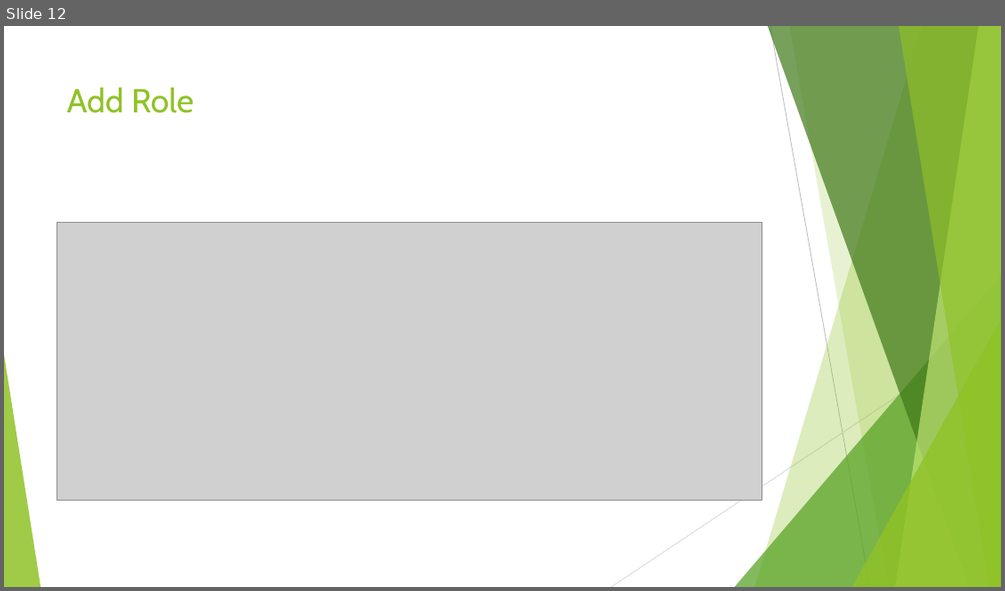
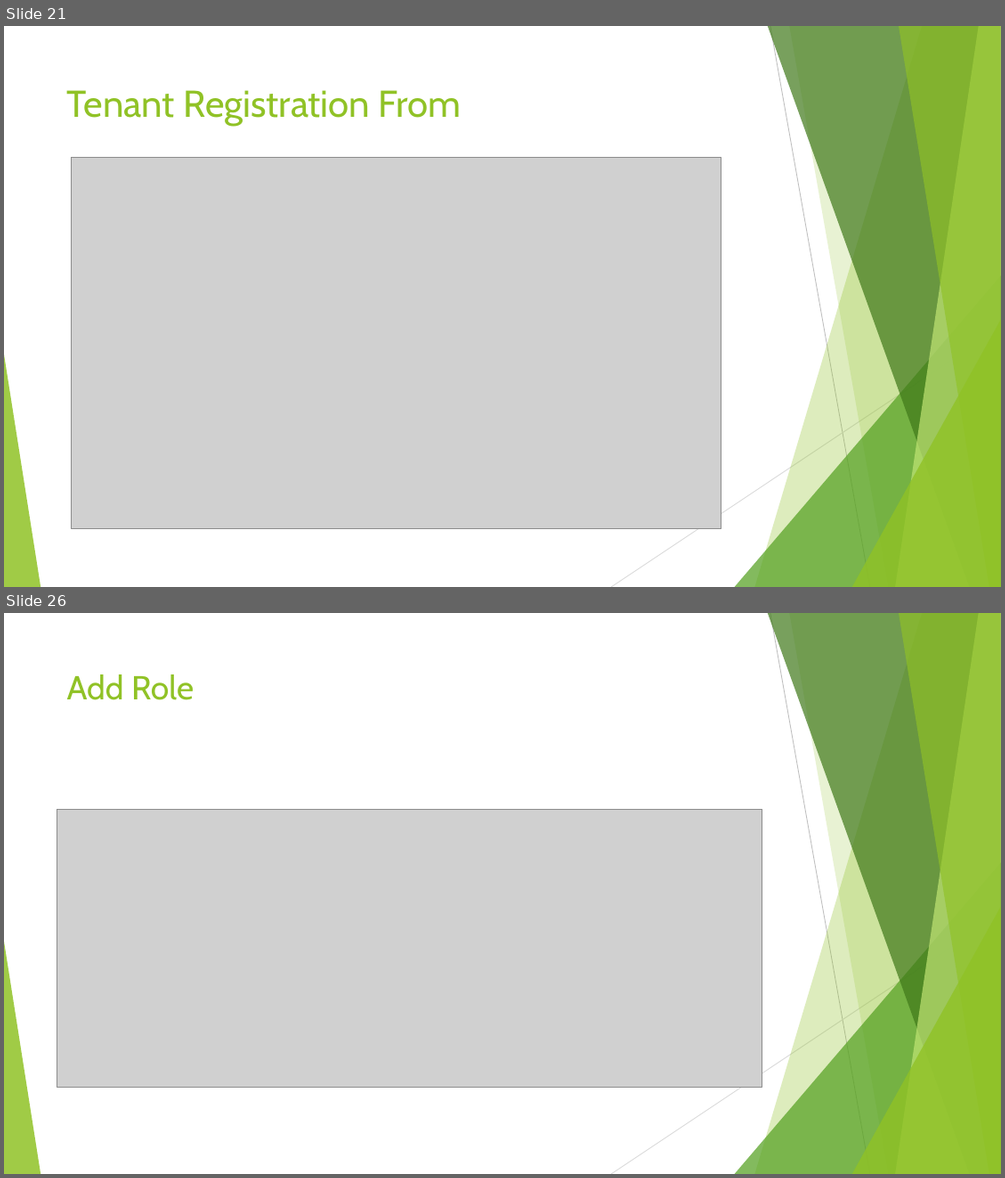
Before and after one commit to mdyasinarif/spring, a slide deck: presantation/Md Yasin Arif Spring Boot.pptx. Shown one above the other, each under a label of ours: slide 12 before the commit, slides 21 and 26 after it; the slides between them are not shown. The pictures are 1005x591 and 1005x1178 pixels, drawn with LibreOffice and Linux fonts; fonts in the diff are those of the drawing; grey boxes stand for pictures. Boxes give left, top, right and bottom in pixels: in the first picture for what was removed or moved away, otherwise in the second. Text is boxed around its words. In the diff, an @@ line names an element or a change of style, - is before the commit and + after.

```diff
--- a/presantation/Md Yasin Arif Spring Boot.pptx
+++ b/presantation/Md Yasin Arif Spring Boot.pptx
@@ slide 21 added at bbox=[4, 26, 1001, 587], background #FFFFFF; not listed: 10 template elements that a slide beside it also shows @@
@@ title added at bbox=[67, 90, 461, 126], 36 pt, text #90C226 @@
+Tenant Registration From
@@ picture added at bbox=[72, 158, 721, 529] @@
@@ what was slide 12 is now slide 26 @@
```
Also in this commit, not shown: 9 slides changed, 21 other slides added, 2 slides removed, 54 other files.
